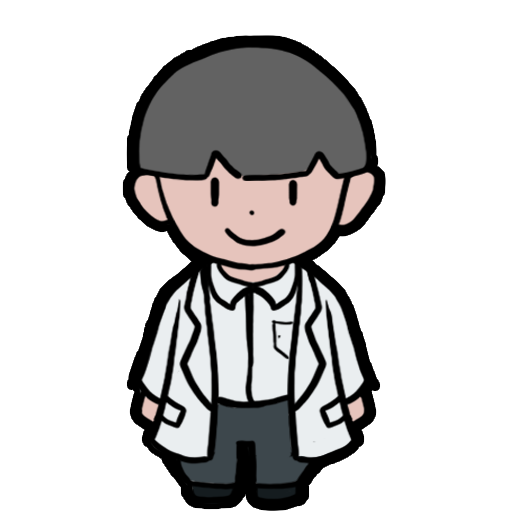
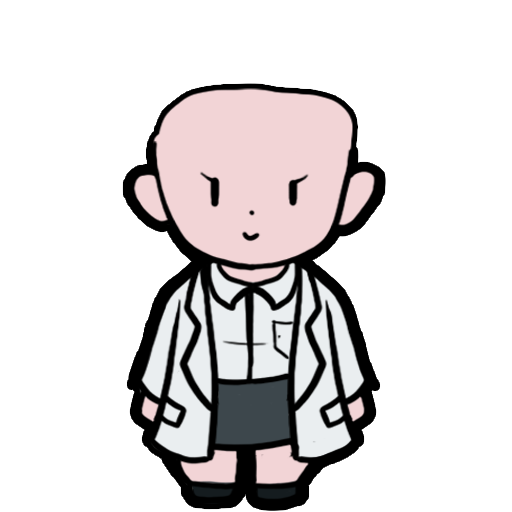
Comparing the layer stacks of the two 512 x 512 images. Changes:
showed group "Base female" (4 layers) over (127, 88, 379, 485)
hid group "RandomNPC" (2nd of 2, in "Char") (2 layers) over (131, 40, 374, 181)
hid group "Base male" (4 layers) over (127, 45, 379, 485)
